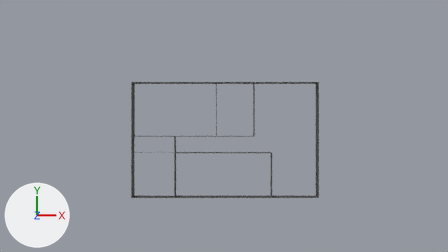
Renders of the Blender file Medos no Inconsciente/Assets/Sprites/Cenários/CasaCompleta.blend from each side of a commit.
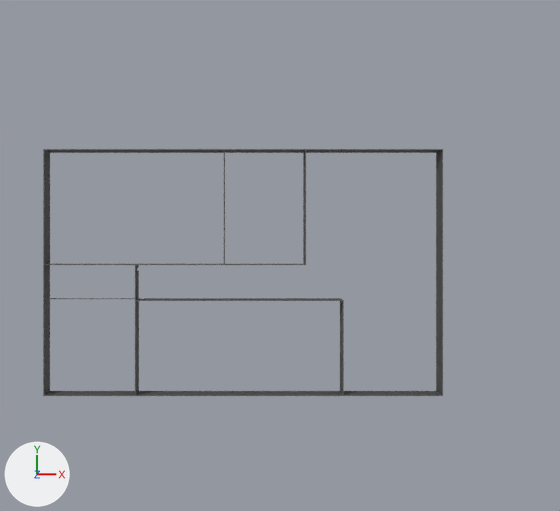
Each version is shown from the file's camera 'Camera', then close up on the part from 25% to 83% of the width and 5% to 100% of the height. Arrows for +X, +Y and +Z are at lower left; the lights stay in place.

Script lines for the objects in view, before the commit:
```python
me_cubo_026 = bpy.data.meshes.new('Cubo.026')
me_cubo_026.from_pydata(...)  # 323 vertices, 208 faces, 24 loose edges; spans x -2.2..2.3, y -1.7..2.6, z -27.0..25.0
me_cubo_026.materials.append(mat_material_paredes)  # dark grey #5b5b5b
ob_casa = bpy.data.objects.new('Casa', me_cubo_026)
ob_casa.location = (26.7, -23.7, 2.6)
ob_casa.scale = (11.4, 7.25, 0.05)
```
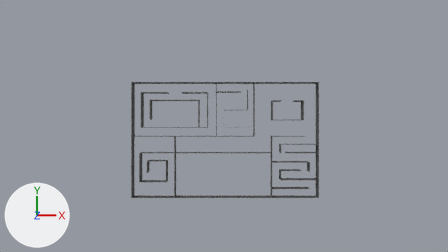
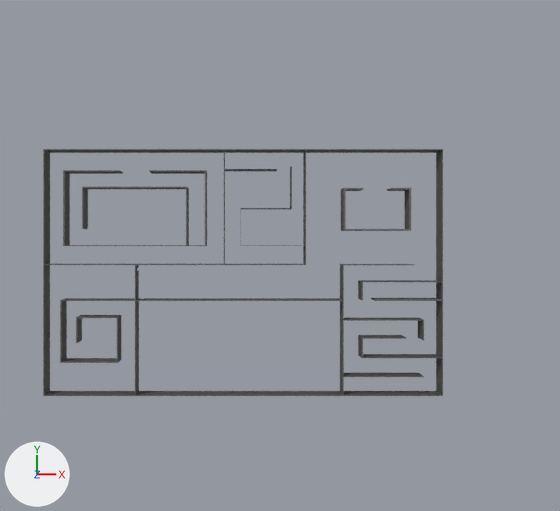
Boxes (x1, y1, x2, y2) around the edits, measured in the close-ups (560 x 511 px):
part 1 of me_cubo_026, added
    after: (63, 170, 207, 246)
part 2 of me_cubo_026, added
    after: (345, 188, 411, 231)
part 3 of me_cubo_026, added
    after: (341, 188, 363, 231)
part 4 of me_cubo_026, added
    after: (60, 150, 443, 395)

The change, as a list of edits to the scene's bpy script:
```text
Change me_cubo_026:
    used by ob_casa; location = (26.7, -23.7, 2.6); scale = (11.4, 7.25, 0.05)
    remove me_cubo_026.from_pydata(...)  # 323 vertices, 208 faces, 24 loose edges; spans x -2.2..2.3, y -1.7..2.6, z -27.0..25.0
    add me_cubo_026.from_pydata(...)  # 801 vertices, 638 faces, 24 loose edges; spans x -2.2..2.3, y -1.7..2.6, z -27.0..25.0
    me_cubo_026 part 1: a new loose piece of 72 vertices spanning x -2.0..-0.4, y 1.0..2.3, z -25.0..25.0, in mat_material_paredes (dark grey #5b5b5b)
    me_cubo_026 part 2: a new loose piece of 24 vertices spanning x 1.2..1.9, y 1.2..2.0, z -25.0..25.0, in mat_material_paredes (dark grey #5b5b5b)
    me_cubo_026 part 3: a new loose piece of 20 vertices spanning x 1.2..1.4, y 1.2..2.0, z -25.0..25.0, in mat_material_paredes (dark grey #5b5b5b)
    me_cubo_026 part 4: 362 vertices added at x -2.0..2.3, y -1.3..2.4, z -27.0..25.0
```
